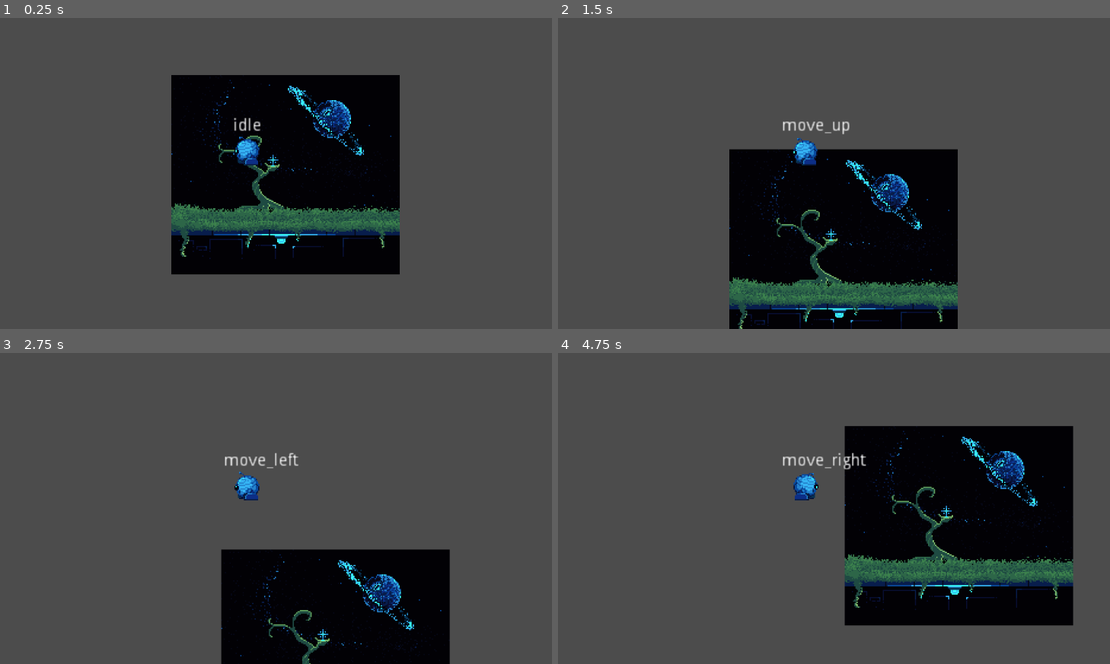
Above: before the commit, frames 1-4 (two rows, left to right).
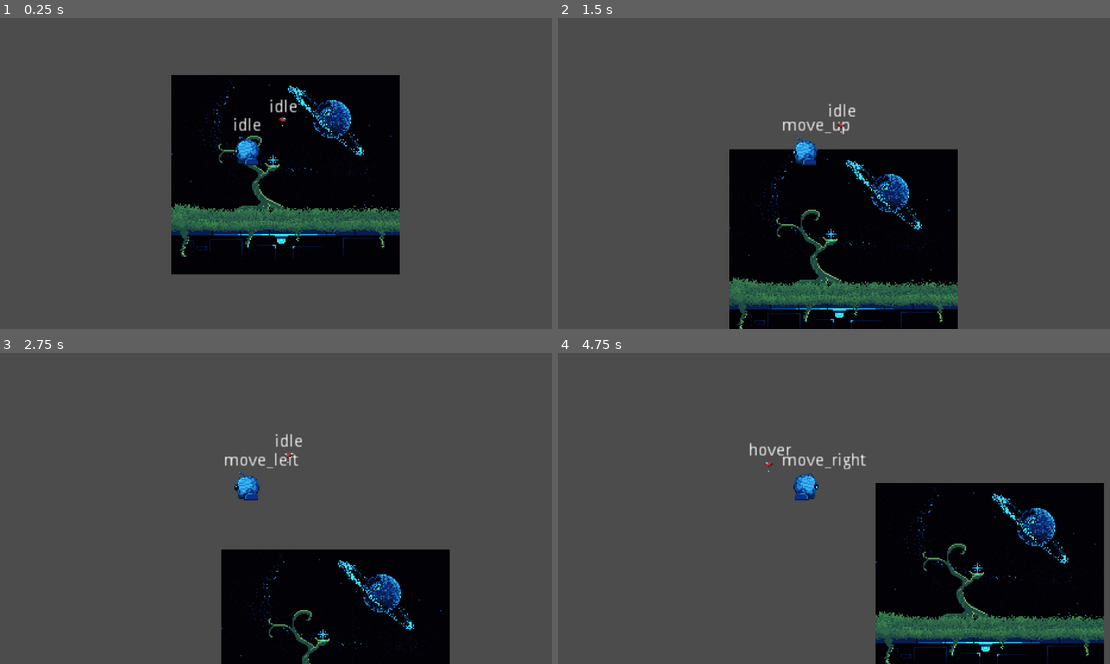
Above: after the commit, the same moments.

Repository: GeekzGamingz/Myunjoule
Game: Godot game, scene res://source/Levels/Debug_Evan.tscn
Two runs of this game, one before a commit and one after it. Both use one fixed random seed, a clock stepped at 60 frames per second and the inputs below. This scene is started directly instead of the project's main scene. The engine's default icon, where the game draws it, is replaced by a stand-in: a white triangle on a blue panel in a dark square.
Inputs:
- Up to frame 1 (0.25 s): no input
- Up to frame 2 (1.5 s): hold E (activate) 0.53-1.28 s; hold W (move_forward) from 0.53 s (still down); tap E (activate) at 1.35 s
- Up to frame 3 (2.75 s): release W (move_forward) at 2.03 s; hold A (move_left) from 2.03 s (still down); hold E (activate) from 2.03 s (still down)
- Up to frame 4 (4.75 s): release E (activate) at 2.78 s; tap E (activate) at 2.85, 4.35 s; release A (move_left) at 3.53 s; hold S (move_backward) 3.53-4.28 s; hold E (activate) 3.53-4.28 s; hold D (move_right) from 4.28 s (still down)

The runs differ from the first frame. In frame 1, 0.1% of the frame differs, in the area x 48-54%, y 26-35%; in frame 2, 0.1%; in frame 3, 0.1%; in frame 4, 24%, in the area x 34-99%, y 23-100%.

Commit message:
Added Expo + behaviors

Diff:
--- /dev/null
+++ b/assets/Objects/Gadgets/expo_bobble.tres
@@ -0,0 +1,18 @@
+[gd_resource type="Animation" format=2]
+
+[resource]
+resource_name = "expo_bobble"
+length = 0.4
+loop = true
+tracks/0/type = "value"
+tracks/0/path = NodePath("Sprite:frame")
+tracks/0/interp = 1
+tracks/0/loop_wrap = true
+tracks/0/imported = false
+tracks/0/enabled = true
+tracks/0/keys = {
+"times": PoolRealArray( 0, 0.1, 0.2, 0.3 ),
+"transitions": PoolRealArray( 1, 1, 1, 1 ),
+"update": 1,
+"values": [ 0, 1, 2, 3 ]
+}
--- /dev/null
+++ b/source/Actors/Drone/Expo.gd
@@ -0,0 +1,89 @@
+#extends Actor
+#
+#export(float, 0, 1, 0.01) var anchor_follow_weight = 0.25
+#
+#var anchored: bool = true
+#var points_of_interest = []
+#var selected_poi = Node2D
+#
+#var num_of_ticks: int = 0
+#var float_range: float = 0.5
+#var float_offset: int = 0
+#var float_speed: float = 0.03
+#
+#onready var rowbit = get_parent()
+#
+#func _ready() -> void:
+#	pass
+#
+#func handle_bobble_movement() -> void:
+#	num_of_ticks += 1
+#	self.position.y = lerp(self.position.y, self.position.y + float_range * sin((num_of_ticks * float_speed) * PI) + float_offset, 0.25)
+#
+#func apply_movement() -> void:
+#	motion = move_and_slide(motion, Vector2.UP)
+
+
+
+extends Actor
+
+export(float, 0, 1, 0.01) var anchor_follow_weight = 0.25
+
+var anchored: bool = true
+var points_of_interest = []
+var selected_poi = null
+
+var num_of_ticks: int = 0
+var float_range: float = 1
+var float_offset: int = 0
+var float_speed: float = 0.03
+
+onready var rowbit = get_parent().get_node("Player")
+
+func _ready() -> void:
+	$PoiDetection.connect("area_entered", self, "detected_poi")
+	$PoiDetection.connect("area_exited", self, "poi_left_range")
+	$PlayerDetection.connect("body_exited", self, "player_left_range")
+	$AnimationPlayer.play("expo_bobble")
+
+func apply_bobble_movement() -> void:
+	num_of_ticks += 1
+	self.position.y = lerp(self.position.y, self.position.y + float_range * sin((num_of_ticks * float_speed) * PI) + float_offset, 0.25)
+
+func apply_idle_movement() -> void:
+	if self.position.distance_to(rowbit.get_node("ExpoAnchor").global_position) < 40:
+		self.position = lerp(self.position, rowbit.get_node("ExpoAnchor").global_position, anchor_follow_weight)
+	else:
+		self.position = lerp(self.position, rowbit.get_node("ExpoAnchor").global_position, lerp(0, 0.075, 1.0))
+
+func apply_hover_movement() -> void:
+	self.position = lerp(self.position, selected_poi.global_position, lerp(0, 0.075, 1.0))
+
+func apply_movement() -> void:
+	motion = move_and_slide(motion, Vector2.UP)
+
+func handle_facing() -> void:
+	if rowbit.move_dir < 0:
+		$Sprite.flip_h = true
+	if rowbit.move_dir > 0:
+		$Sprite.flip_h = false
+
+func detected_poi(area: Area2D) -> void:
+	if area.name == "GrapplingPoint":
+		anchored = false
+		# Setting the selected POI here just for now
+		selected_poi = area
+		points_of_interest.append(area)
+
+func poi_left_range(area: Area2D) -> void:
+	if area.is_in_group("POI"):
+		points_of_interest.erase(area)
+		if points_of_interest.size() != 0:
+			selected_poi = points_of_interest[0]
+		else:
+			anchored = true
+			set_deferred("selected_poi", null)
+
+func player_left_range(body: Node):
+	if body.name == "Player":
+		anchored = true
--- /dev/null
+++ b/source/Actors/Drone/Expo.tscn
@@ -0,0 +1,80 @@
+[gd_scene load_steps=9 format=2]
+
+[ext_resource path="res://assets/Objects/Gadgets/alertdrone-Sheet.png" type="Texture" id=1]
+[ext_resource path="res://source/Actors/Drone/Expo.gd" type="Script" id=2]
+[ext_resource path="res://source/Actors/Drone/ExpoFSM.gd" type="Script" id=3]
+[ext_resource path="res://assets/Objects/Gadgets/expo_bobble.tres" type="Animation" id=4]
+
+[sub_resource type="CircleShape2D" id=1]
+radius = 3.0
+
+[sub_resource type="CircleShape2D" id=2]
+radius = 126.0
+
+[sub_resource type="CircleShape2D" id=3]
+radius = 182.003
+
+[sub_resource type="Animation" id=4]
+length = 0.001
+tracks/0/type = "value"
+tracks/0/path = NodePath("Sprite:texture")
+tracks/0/interp = 1
+tracks/0/loop_wrap = true
+tracks/0/imported = false
+tracks/0/enabled = true
+tracks/0/keys = {
+"times": PoolRealArray( 0 ),
+"transitions": PoolRealArray( 1 ),
+"update": 0,
+"values": [ ExtResource( 1 ) ]
+}
+tracks/1/type = "value"
+tracks/1/path = NodePath("Sprite:frame")
+tracks/1/interp = 1
+tracks/1/loop_wrap = true
+tracks/1/imported = false
+tracks/1/enabled = true
+tracks/1/keys = {
+"times": PoolRealArray( 0 ),
+"transitions": PoolRealArray( 1 ),
+"update": 0,
+"values": [ 0 ]
+}
+
+[node name="Expo" type="KinematicBody2D"]
+script = ExtResource( 2 )
+
+[node name="Sprite" type="Sprite" parent="."]
+texture = ExtResource( 1 )
+hframes = 4
+
+[node name="CollisionShape2D" type="CollisionShape2D" parent="."]
+visible = false
+shape = SubResource( 1 )
+
+[node name="ExpoFSM" type="Node2D" parent="."]
+script = ExtResource( 3 )
+
+[node name="StateOutput" type="Label" parent="."]
+margin_left = -19.0
+margin_top = -19.0
+margin_right = 21.0
+margin_bottom = -5.0
+text = "State"
+align = 1
+
+[node name="PoiDetection" type="Area2D" parent="."]
+visible = false
+
+[node name="CollisionShape2D" type="CollisionShape2D" parent="PoiDetection"]
+shape = SubResource( 2 )
+
+[node name="PlayerDetection" type="Area2D" parent="."]
+visible = false
+
+[node name="CollisionShape2D" type="CollisionShape2D" parent="PlayerDetection"]
+shape = SubResource( 3 )
+
+[node name="AnimationPlayer" type="AnimationPlayer" parent="."]
+anims/RESET = SubResource( 4 )
+anims/expo_bobble = ExtResource( 4 )
--- /dev/null
+++ b/source/Actors/Drone/ExpoFSM.gd
@@ -0,0 +1,53 @@
+#Inherits StateMachine Code
+extends StateMachine
+#-------------------------------------------------------------------------------------------------#
+#Variables
+
+#OnReady Variables
+onready var stateLabel: Label = parent.get_node("StateOutput")
+
+#-------------------------------------------------------------------------------------------------#
+#Ready
+func _ready() -> void:
+	stateAdd("idle")
+	stateAdd("hover")
+	call_deferred("stateSet", states.idle)
+
+#-------------------------------------------------------------------------------------------------#
+#State Label
+func _process(_delta: float) -> void:
+	stateLabel.text = str(states.keys()[state])
+
+#-------------------------------------------------------------------------------------------------#
+#State Logistics
+func stateLogic(delta):
+	# parent.apply_bobble_movement()
+	if state == states.idle:
+		parent.handle_facing()
+		parent.apply_idle_movement()
+	if state == states.hover:
+		parent.apply_hover_movement()
+
+#State Transitions
+# warning-ignore:unused_argument
+func transitions(delta):
+	match(state):
+		states.idle:
+			if not parent.anchored:
+				return states.hover
+		states.hover:
+			if parent.anchored:
+				return states.idle
+
+#Enter State
+# warning-ignore:unused_argument
+func stateEnter(newState, oldState):
+	match(newState):
+		states.idle:
+			pass
+
+#Exit State
+# warning-ignore:unused_argument
+# warning-ignore:unused_argument
+func stateExit(oldState, newState):
+	pass
--- /dev/null
+++ b/source/Actors/Player/ExpoAnchor.gd
@@ -0,0 +1,9 @@
+extends Node2D
+
+var anchor_pos = position
+
+func _process(delta: float) -> void:
+	if get_parent().move_dir < 0:
+		position = anchor_pos
+	if get_parent().move_dir > 0:
+		position = Vector2(-anchor_pos.x, anchor_pos.y)
--- a/source/Actors/Player/Player.gd
+++ b/source/Actors/Player/Player.gd
@@ -51,7 +51,7 @@
 		motion.x = lerp(motion.x, move_dir * max_speed, lerp(0.0, max_acceleration, acceleration_step))
 	else:
 		motion.x = lerp(motion.x, 0, lerp(0.0, friction, friction_step))
-
+	#var temp = get_node("ExpoAnchor")
 	if not is_falling:
 		if z_move_dir != 0:
 			motion.y = lerp(motion.y, z_move_dir * max_speed, lerp(0.0, max_acceleration, acceleration_step))
--- a/source/Actors/Player/Player.tscn
+++ b/source/Actors/Player/Player.tscn
@@ -7,6 +7,8 @@
 [ext_resource path="res://assets/Player/Animations/rowbit_move_left.tres" type="Animation" id=5]
 [ext_resource path="res://assets/Player/Animations/rowbit_idle.tres" type="Animation" id=6]
 [ext_resource path="res://source/Objects/Grappling/GrapplingHook.tscn" type="PackedScene" id=7]
+[ext_resource path="res://source/Actors/Player/ExpoAnchor.gd" type="Script" id=8]
+[ext_resource path="res://icon.png" type="Texture" id=9]
 
 [sub_resource type="CircleShape2D" id=6]
 radius = 12.0416
@@ -124,3 +126,12 @@
 parameters/playback = SubResource( 3 )
 
 [node name="GrapplingHook" parent="." instance=ExtResource( 7 )]
+
+[node name="ExpoAnchor" type="Node2D" parent="."]
+position = Vector2( 30, -25 )
+script = ExtResource( 8 )
+
+[node name="Sprite" type="Sprite" parent="ExpoAnchor"]
+visible = false
+scale = Vector2( 0.1, 0.1 )
+texture = ExtResource( 9 )
--- a/source/Levels/Debug_Evan.tscn
+++ b/source/Levels/Debug_Evan.tscn
@@ -6,6 +6,9 @@
 [ext_resource path="res://source/Objects/Falling/Fall_End.tscn" type="PackedScene" id=4]
 [ext_resource path="res://assets/Tilesets/Ghost.tres" type="TileSet" id=5]
 [ext_resource path="res://source/Objects/Grappling/GrapplingPoint.tscn" type="PackedScene" id=6]
+[ext_resource path="res://source/Actors/Drone/Expo.tscn" type="PackedScene" id=7]
+
+[sub_resource type="AnimationNodeStateMachinePlayback" id=1]
 
 [node name="Debug_Evan" type="Node2D"]
 
@@ -22,6 +25,9 @@
 
 [node name="Player" parent="." instance=ExtResource( 1 )]
 
+[node name="AnimationTree" parent="Player/AnimationPlayers" index="2"]
+parameters/playback = SubResource( 1 )
+
 [node name="Fall_Start" parent="." instance=ExtResource( 3 )]
 position = Vector2( 94, -61 )
 
@@ -29,4 +35,8 @@
 position = Vector2( 94, 52 )
 
 [node name="GrapplingPoint" parent="." instance=ExtResource( 6 )]
-position = Vector2( -128, -59 )
+position = Vector2( -154, -79 )
+
+[node name="Expo" parent="." instance=ExtResource( 7 )]
+
+[editable path="Player"]
--- a/source/Objects/Grappling/GrapplingPoint.tscn
+++ b/source/Objects/Grappling/GrapplingPoint.tscn
@@ -4,7 +4,7 @@
 
 [sub_resource type="CircleShape2D" id=1]
 
-[node name="GrapplingPoint" type="Area2D" groups=["grappling_point"]]
+[node name="GrapplingPoint" type="Area2D" groups=["POI", "grappling_point"]]
 script = ExtResource( 1 )
 
 [node name="CollisionShape2D" type="CollisionShape2D" parent="."]
Not shown: 1 places in source/Actors/Player/Player.tscn that only renumber resources
Not shown: 1 places in source/Levels/Debug_Evan.tscn that only renumber resources
